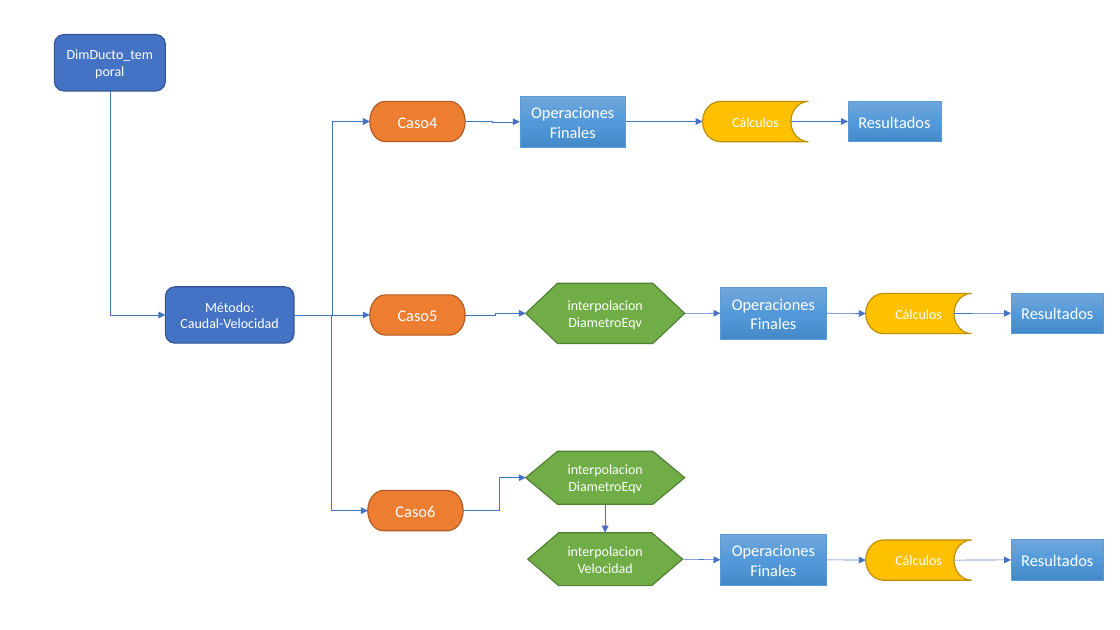
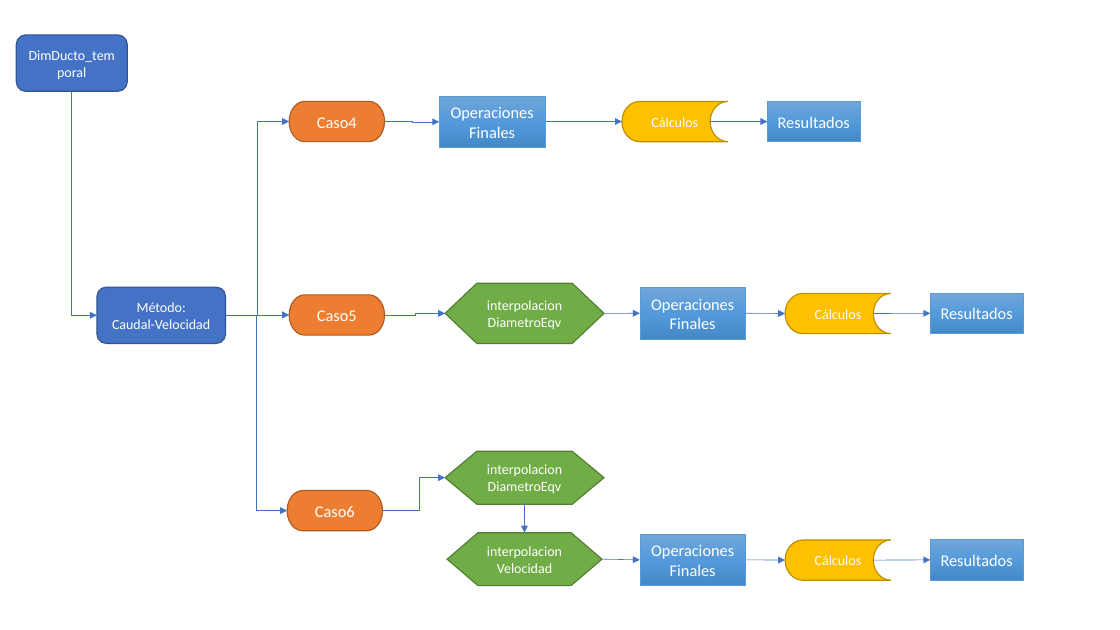
Before and after one commit to Ariel2783/HVACTOOLS_v2, a slide deck: slide 2 of datos/DiagramaAlgoritmo.pptx. Drawn at 1120x630 pixels with LibreOffice and Linux fonts; fonts in the diff are those of the drawing. Boxes give left, top, right and bottom in pixels: in the first picture for what was removed or moved away, otherwise in the second. Text is boxed around its words. In the diff, an @@ line names an element or a change of style, - is before the commit and + after.

```diff
--- a/datos/DiagramaAlgoritmo.pptx
+++ b/datos/DiagramaAlgoritmo.pptx
@@ rounded rectangle "DimDucto_temporal": place and size @@
-rounded rectangle "DimDucto_temporal" at (55, 34, 166, 91)
+rounded rectangle "DimDucto_temporal" at (16, 35, 127, 92)
@@ elbow arrow moved from (110, 91) - (166, 315) to (71, 92) - (97, 315) @@
@@ elbow arrow moved from (294, 315) - (370, 122) to (226, 315) - (289, 122) @@
@@ rounded rectangle "Método:": place and size @@
-rounded rectangle "Método:" at (166, 287, 294, 343)
+rounded rectangle "Método:" at (97, 287, 225, 344)
@@ elbow arrow moved from (294, 315) - (368, 511) to (226, 315) - (287, 511) @@
@@ elbow arrow moved from (294, 315) - (370, 315) to (226, 315) - (289, 315) @@
@@ 8 arrows, 6 rectangles, 4 elbow arrows, 3 flow chart online storages, 3 pill shapes, 3 flow chart preparations: place and size @@
-8 arrows, 6 rectangles, 4 elbow arrows, 3 flow chart online storages, 3 pill shapes, 3 flow chart preparations at (368, 96, 1104, 586)
+8 arrows, 6 rectangles, 4 elbow arrows, 3 flow chart online storages, 3 pill shapes, 3 flow chart preparations at (287, 96, 1023, 586)
```
Also in this commit, not shown: 1 other slide changed, 2 other files.
